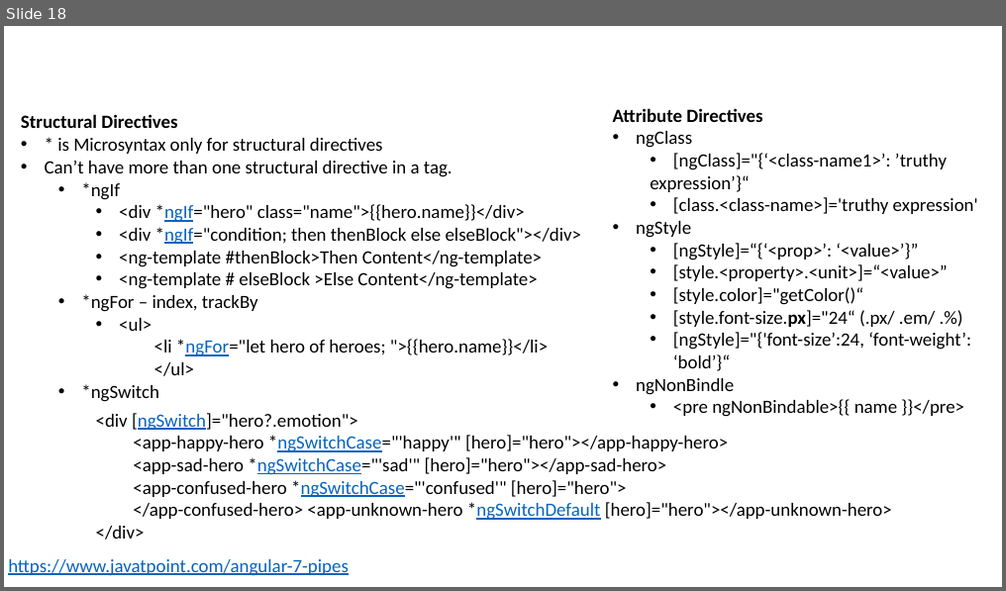
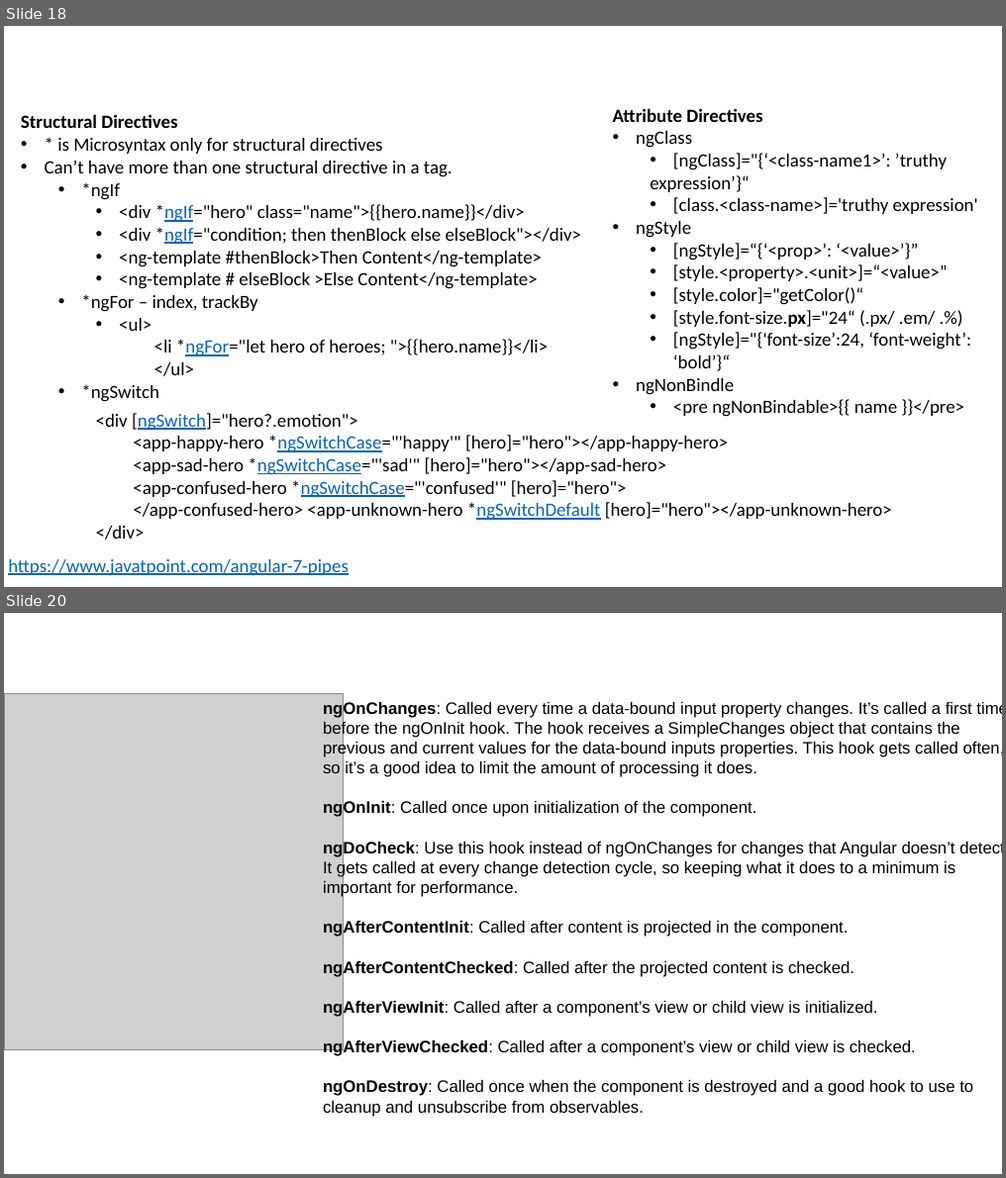
Before and after one commit to pradeepn/training, a slide deck: demo-ng/training-materials/Telliant - Web-Angular-Typescript.pptx. Shown one above the other, each under a label of ours: slide 18 before the commit, slides 18 and 20 after it; the slides between them are not shown. The pictures are 1006x591 and 1006x1178 pixels, drawn with LibreOffice and Linux fonts; fonts in the diff are those of the drawing; grey boxes stand for pictures; background and template pictures are left out. Boxes give left, top, right and bottom in pixels: in the first picture for what was removed or moved away, otherwise in the second. Text is boxed around its words. In the diff, an @@ line names an element or a change of style, - is before the commit and + after.

```diff
--- a/demo-ng/training-materials/Telliant - Web-Angular-Typescript.pptx
+++ b/demo-ng/training-materials/Telliant - Web-Angular-Typescript.pptx
@@ slide 20 added at bbox=[4, 613, 1002, 1174], background picture (left out) @@
@@ picture added at bbox=[4, 694, 344, 1051] @@
@@ text added at bbox=[323, 700, 1002, 1117], 16 pt, text #000000 @@
+ngOnChanges: Called every time a data-bound input property changes. It’s called a first time before the ngOnInit hook. The hook receives a SimpleChanges object that contains the previous and current values for the data-bound inputs properties. This hook gets called often, so it’s a good idea to limit the amount of processing it does.
+ngOnInit: Called once upon initialization of the component.
+ngDoCheck: Use this hook instead of ngOnChanges for changes that Angular doesn’t detect. It gets called at every change detection cycle, so keeping what it does to a minimum is important for performance.
+ngAfterContentInit: Called after content is projected in the component.
+ngAfterContentChecked: Called after the projected content is checked.
+ngAfterViewInit: Called after a component’s view or child view is initialized.
+ngAfterViewChecked: Called after a component’s view or child view is checked.
+ngOnDestroy: Called once when the component is destroyed and a good hook to use to cleanup and unsubscribe from observables.
@@ title added at bbox=[840, 842, 897, 858], 39.6 pt, text #FFFFFF @@
+Angular Lifecycle Hooks
```
Also in this commit, not shown: 1 slide changed, 2 other slides added, 2 slides removed, 25 other files.
